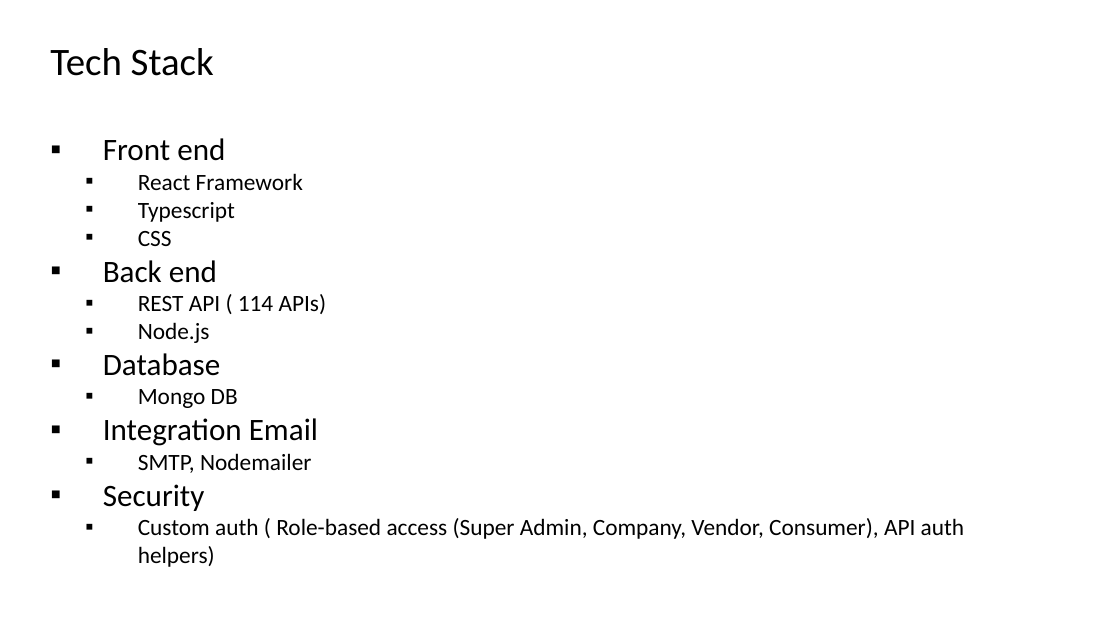
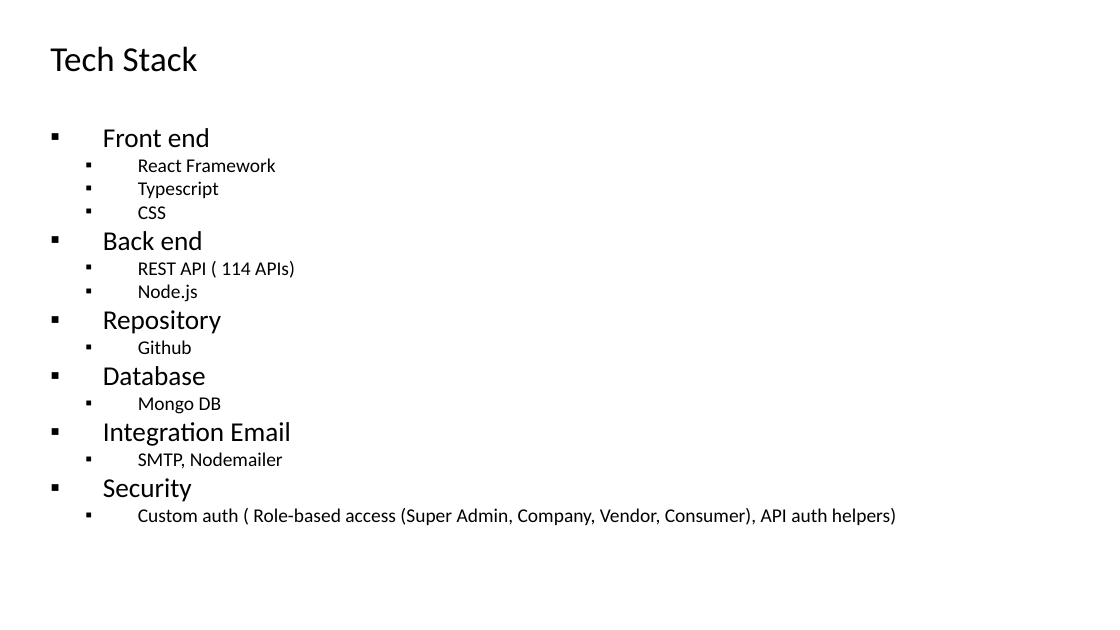
Before and after one commit to agrawalpuran/uds-refresh, a slide deck: slide 8 of Uniform-Distribution-System-UDS Presentation.pptx (slide 9 before the commit). Drawn at 1120x630 pixels with LibreOffice and Linux fonts; fonts in the diff are those of the drawing; background and template pictures are left out. Boxes give left, top, right and bottom in pixels: in the first picture for what was removed or moved away, otherwise in the second. Text is boxed around its words. In the diff, an @@ line names an element or a change of style, - is before the commit and + after.

```diff
--- a/Uniform-Distribution-System-UDS Presentation.pptx
+++ b/Uniform-Distribution-System-UDS Presentation.pptx
@@ text at <box>50,46,896,525</box>: size 40 to 36 pt in "Tech Stack"; size 32 to 28 pt in "Front end", "Back end", "Database", "Integration Email" and 1 more places; size 24 to 20 pt in "React Framework", "Typescript", "CSS", "REST API ( 114 APIs)" and 4 more places @@
@@ text at <box>103,310,221,354</box>: paragraphs added @@
+▪ Repository
+  ▪ Github
```
Also in this commit, not shown: 1 other slide changed, 1 slide added, 3 other files.
